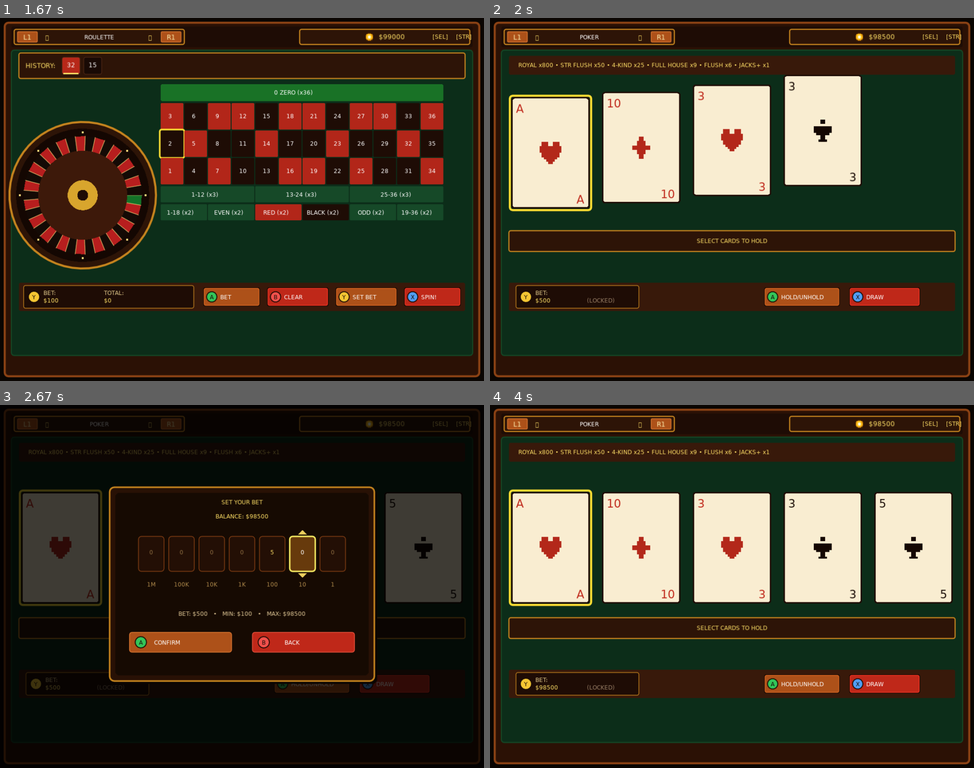
Above: before the commit, frames 1-4 (two rows, left to right).
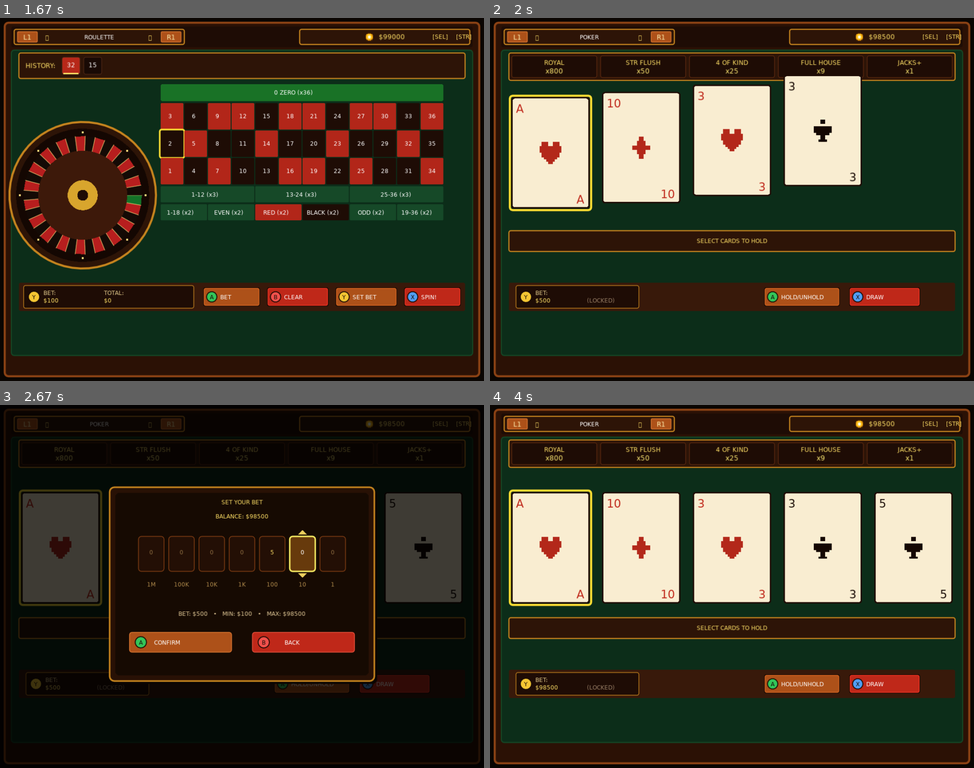
Above: after the commit, the same moments.

Repository: byMr712/SlotGame-PortMaster
Game: LÖVE game, started from casino/main.lua
The game is run twice, just before and just after one commit, with the same random seed, the same clock (stepped at 60 frames per second) and the same inputs.
Inputs (mouse positions are in pixels of both pictures, inside the frame that each line leads up to):
- Up to frame 1 (1.67 s): hold Right 0.33-0.8 s; click "PLAY" at 0.88 s; tap E at 1.17, 1.5 s
- Up to frame 2 (2 s): tap E at 1.83 s
- Up to frame 3 (2.67 s): tap Y at 2.17 s; hold Right from 2.5 s (still down)
- Up to frame 4 (4 s): release Right at 2.97 s; click (640, 528) at 3.05 s; tap Enter at 3.9 s

Frame 1 is identical in both runs. In frame 2, 6.5% of the frame differs, in the area x 3-97%, y 9-18%; in frame 3, 0.9%; in frame 4, 6.8%.

Commit message:
feat(poker): expand top paytable plaque downwards with enlarged cells and text

Diff:
--- a/casino/src/games/poker.lua
+++ b/casino/src/games/poker.lua
@@ -192,11 +192,50 @@
 end
 
 function poker.draw()
-    -- Таблица комбинаций 9/6 сверху
-    love.graphics.setColor(0.22, 0.1, 0.04)
-    love.graphics.rectangle("fill", 40, 80, 944, 40, 4)
-    love.graphics.setColor(1, 0.88, 0.4)
-    love.graphics.print("ROYAL x800 • STR FLUSH x50 • 4-KIND x25 • FULL HOUSE x9 • FLUSH x6 • JACKS+ x1", 60, 92)
+    local font = love.graphics.getFont()
+
+    -- Таблица комбинаций сверху (расширена вниз, высота 58px, увеличенный шрифт в латунных ячейках)
+    love.graphics.setColor(0.18, 0.08, 0.03)
+    love.graphics.rectangle("fill", 40, 74, 944, 58, 4)
+    love.graphics.setColor(0.78, 0.52, 0.12)
+    love.graphics.setLineWidth(2)
+    love.graphics.rectangle("line", 40, 74, 944, 58, 4)
+    love.graphics.setLineWidth(1)
+
+    local combos = {
+        { name = "ROYAL", mult = "x800" },
+        { name = "STR FLUSH", mult = "x50" },
+        { name = "4 OF KIND", mult = "x25" },
+        { name = "FULL HOUSE", mult = "x9" },
+        { name = "JACKS+", mult = "x1" },
+    }
+
+    local padX = 6
+    local gap = 8
+    local totalW = 944 - padX * 2
+    local cellW = math.floor((totalW - (#combos - 1) * gap) / #combos)
+    local cellH = 46
+    local cellY = 80
+
+    for i, c in ipairs(combos) do
+        local bx = 40 + padX + (i - 1) * (cellW + gap)
+
+        -- Фон и рамка ячейки
+        love.graphics.setColor(0.12, 0.05, 0.02)
+        love.graphics.rectangle("fill", bx, cellY, cellW, cellH, 4)
+        love.graphics.setColor(0.36, 0.16, 0.06)
+        love.graphics.rectangle("line", bx, cellY, cellW, cellH, 4)
+
+        -- Название комбинации
+        love.graphics.setColor(1, 0.88, 0.4)
+        local ntw = font and font:getWidth(c.name) or (#c.name * 8)
+        love.graphics.print(c.name, bx + (cellW - ntw * 1.1) / 2, cellY + 6, 0, 1.1, 1.1)
+
+        -- Множитель крупным шрифтом
+        love.graphics.setColor(1, 0.92, 0.45)
+        local mtw = font and font:getWidth(c.mult) or (#c.mult * 8)
+        love.graphics.print(c.mult, bx + (cellW - mtw * 1.2) / 2, cellY + 23, 0, 1.2, 1.2)
+    end
 
     -- 5 карт одного увеличенного размера (по умолчанию стол пуст, при раздаче карты анимируются)
     local startX = 45
